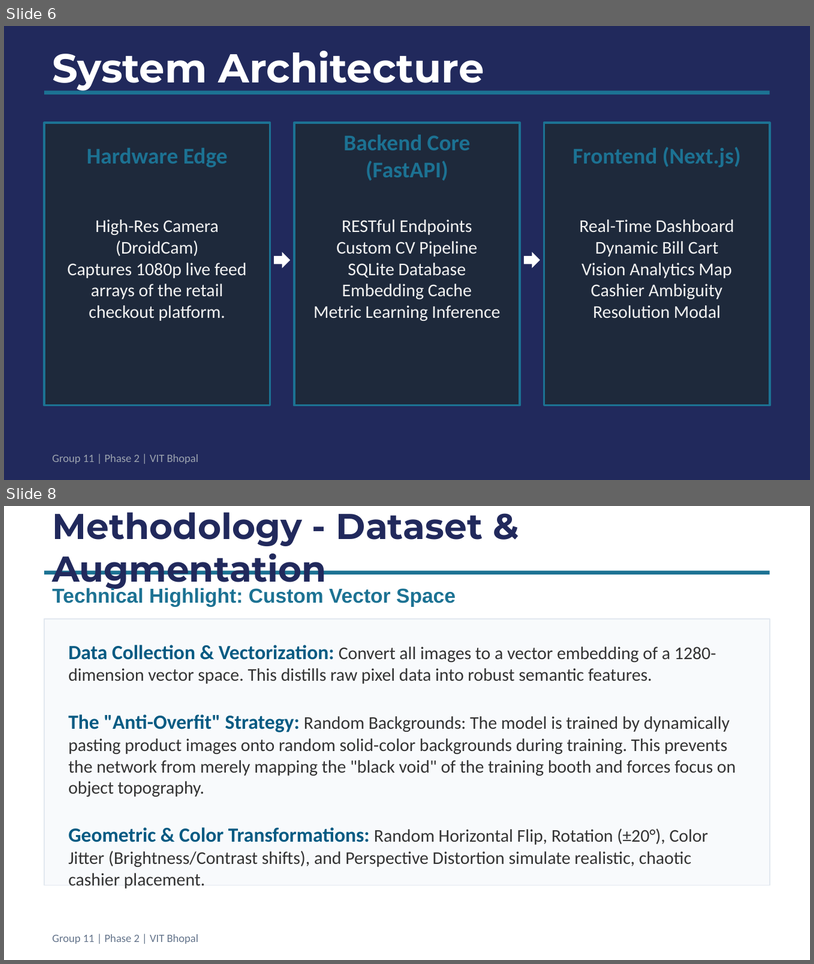
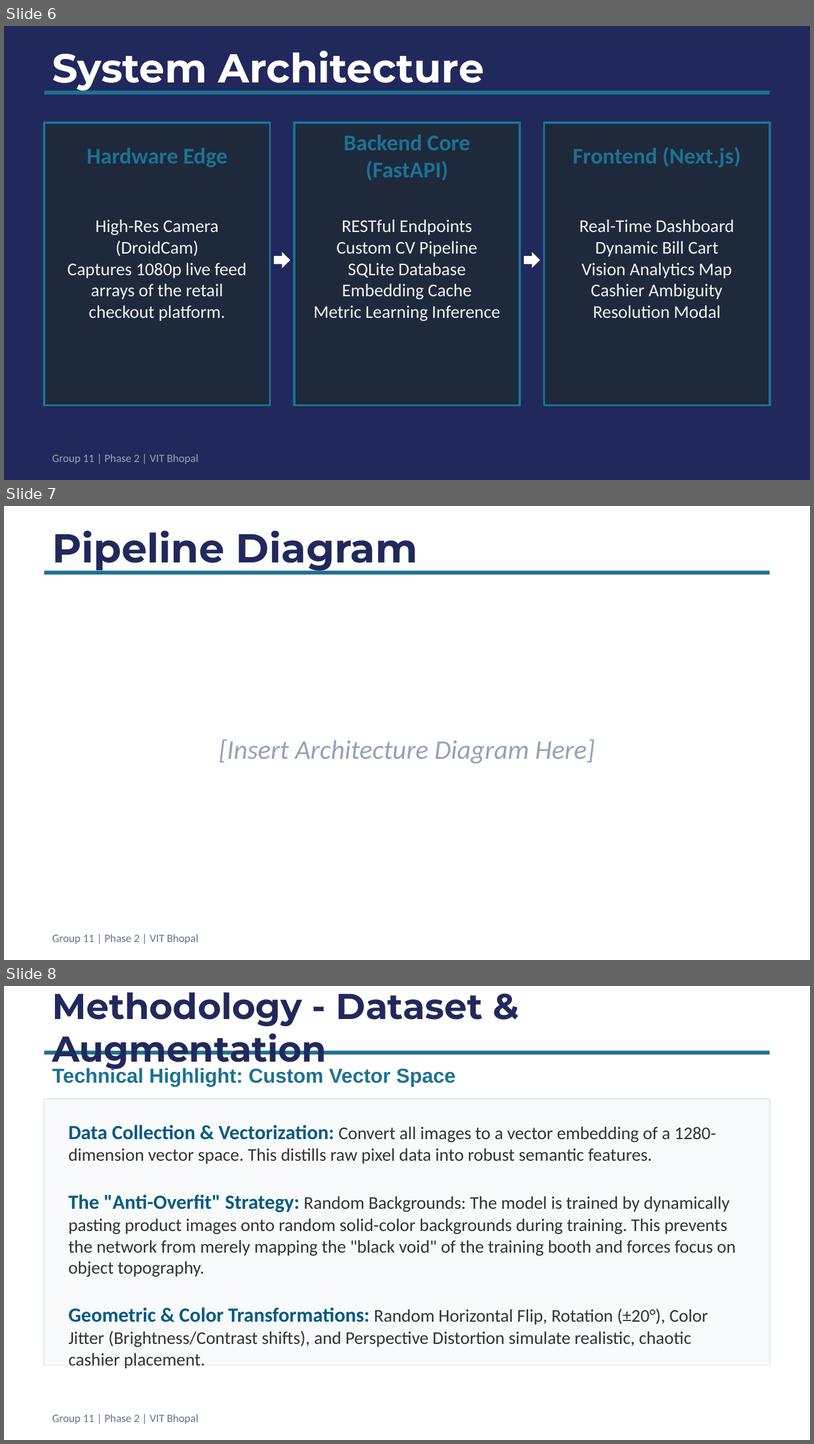
Before and after one commit to AdityaRaj717/Automated-Retail-Checkout, a slide deck: arc-project/Retail_Checkout_Phase2_Presentation.pptx. Shown one above the other, each under a label of ours: slides 6 and 8 before the commit, slides 6, 7 and 8 after it; the slides between them are not shown. The pictures are 814x964 and 814x1444 pixels, drawn with LibreOffice and Linux fonts; fonts in the diff are those of the drawing. Boxes give left, top, right and bottom in pixels: in the first picture for what was removed or moved away, otherwise in the second. Text is boxed around its words. In the diff, an @@ line names an element or a change of style, - is before the commit and + after.

```diff
--- a/arc-project/Retail_Checkout_Phase2_Presentation.pptx
+++ b/arc-project/Retail_Checkout_Phase2_Presentation.pptx
@@ slide 7 added at <box>4,506,810,960</box>, background #FFFFFF; not listed: 2 template elements that a slide beside it also shows @@
@@ text added at <box>52,531,418,572</box>, 36 pt, text #21295C, bold @@
+Pipeline Diagram
@@ text added at <box>219,739,596,763</box>, 24 pt, text #94A3B8, italic @@
+[Insert Architecture Diagram Here]
```
Also in this commit, not shown: 4 other slides added, 1 slide removed, 1 other file.
